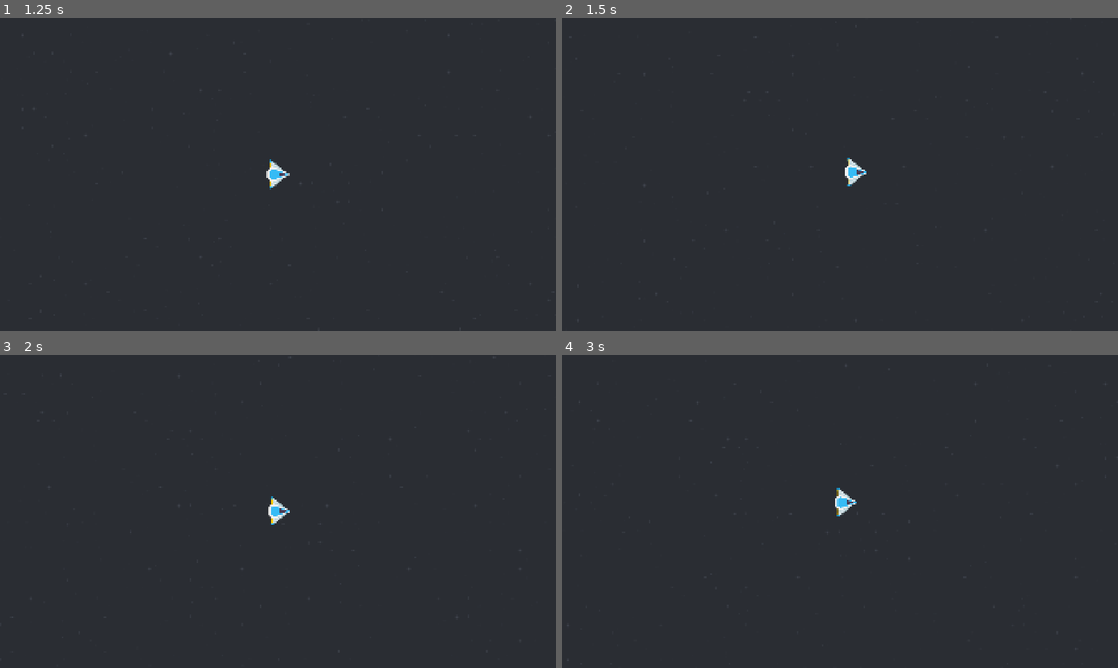
Above: before the commit, frames 1-4 (two rows, left to right).
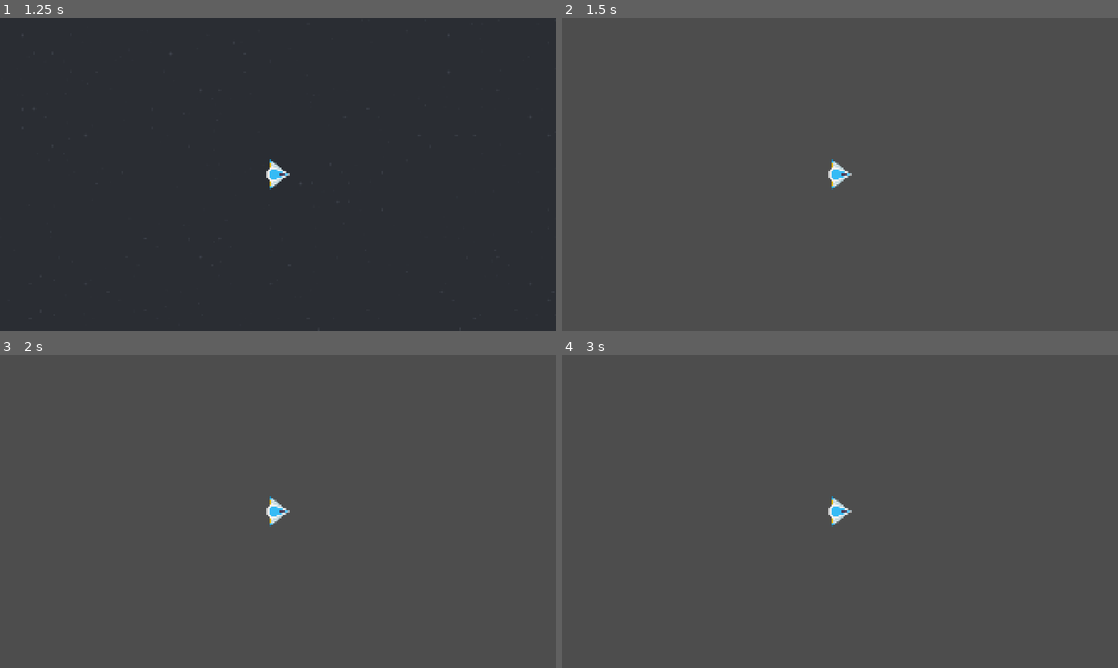
Above: after the commit, the same moments.

Repository: two-sticks-and-a-rock/space-arcade
Game: Godot game, scene res://scenes/main.tscn
The game is run twice, just before and just after one commit, with the same random seed, the same clock (stepped at 60 frames per second) and the same inputs.
Inputs (mouse positions are in pixels of both pictures, inside the frame that each line leads up to):
- Up to frame 1 (1.25 s): tap Enter at 0.5 s; move the mouse to (400, 158) at 0.52 s; press the mouse at (400, 158) at 0.53 s
- Up to frame 2 (1.5 s): tap Space at 1.25 s; move the mouse to (728, 190) at 1.27 s; release the mouse at (728, 190) at 1.28 s; click (728, 190) at 1.35 s
- Up to frame 3 (2 s): no input
- Up to frame 4 (3 s): move the mouse to (895, 442) at 2.02 s; press the mouse at (895, 442) at 2.03 s; tap Enter at 2.75 s; move the mouse to (812, 574) at 2.77 s; release the mouse at (812, 574) at 2.78 s; click (812, 574) at 2.85 s

Frame 1 is identical in both runs. In frame 2, 100% of the frame differs, in the area x 0-100%, y 0-100%; in frame 3, 100%; in frame 4, 100%.

Commit message:
move slingshot outside of player to move world

Diff:
--- a/scenes/enemies/enemy.gd
+++ b/scenes/enemies/enemy.gd
@@ -1,6 +1,6 @@
 extends RigidBody2D
 
-@onready var player = get_parent().get_node("%player") as RigidBody2D
+@onready var player = get_parent().get_parent().get_node("%player") as RigidBody2D
 
 var velocity = Vector2(randf_range(250.0, 300.0), 0.0)
 # Called when the node enters the scene tree for the first time.
@@ -12,7 +12,7 @@
 
 # Called every frame. 'delta' is the elapsed time since the previous frame.
 func _physics_process(_delta):
-	look_at(player.position)
+	look_at(Vector2.ZERO)
 	linear_velocity = velocity.rotated(rotation)
 
 func _on_visible_on_screen_notifier_2d_screen_exited():
--- a/scenes/main.gd
+++ b/scenes/main.gd
@@ -1,10 +1,11 @@
 extends Node2D
 
 @export var enemy_scene : PackedScene
+@onready var world : Node2D = $World
 
 func new_game():
 	# $Player.start($StartPosition.position)
-	$EnemyTimer.start()
+	$World/EnemyTimer.start()
 
 # Called when the node enters the scene tree for the first time.
 func _ready():
@@ -15,11 +16,11 @@
 	var enemy = enemy_scene.instantiate() as RigidBody2D
 
 	# Choose a random location on Path2D.
-	var enemy_spawn_pos = $player/EnemyPath/EnemySpawnLocation
+	var enemy_spawn_pos = $EnemyPath/EnemySpawnLocation
 	enemy_spawn_pos.progress_ratio = randf()
 
 	# Set the mob's position to the random location.
 	enemy.position = enemy_spawn_pos.position
 
 	# Spawn the mob by adding it to the Main scene.
-	add_child(enemy)
+	world.add_child(enemy)
--- a/scenes/main.tscn
+++ b/scenes/main.tscn
@@ -4,6 +4,8 @@
 [ext_resource type="PackedScene" uid="uid://nchng1iwyms1" path="res://scenes/scrolling_background.tscn" id="1_sugp2"]
 [ext_resource type="PackedScene" uid="uid://b1c8lbi40g0up" path="res://scenes/enemies/enemy.tscn" id="2_tbgi4"]
 [ext_resource type="PackedScene" uid="uid://cekmijf83xupg" path="res://scenes/player/player.tscn" id="3_jyhfs"]
+[ext_resource type="PackedScene" uid="uid://dxpsbshn74e44" path="res://scenes/world/slingshot.tscn" id="3_o6xl0"]
+[ext_resource type="PackedScene" uid="uid://b76bpw6s8dpb4" path="res://scenes/world/world.tscn" id="3_tefeu"]
 [ext_resource type="PackedScene" uid="uid://d2n8xy8ehp0ps" path="res://scenes/menu.tscn" id="5_tbgi4"]
 
 [sub_resource type="Curve2D" id="Curve2D_0wfyh"]
@@ -16,28 +18,31 @@
 script = ExtResource("1_jyhfs")
 enemy_scene = ExtResource("2_tbgi4")
 
-[node name="scrolling_background" parent="." unique_id=2059599330 instance=ExtResource("1_sugp2")]
-scroll_offset = Vector2(368, 382)
-
-[node name="player" parent="." unique_id=2109895852 instance=ExtResource("3_jyhfs")]
-unique_name_in_owner = true
-position = Vector2(0, 0)
-
-[node name="EnemyPath" type="Path2D" parent="player" unique_id=1257585160]
+[node name="EnemyPath" type="Path2D" parent="." unique_id=1257585160]
 position = Vector2(-65.89342, -507.8911)
 scale = Vector2(0.8864685, 0.8369)
 curve = SubResource("Curve2D_0wfyh")
 
-[node name="EnemySpawnLocation" type="PathFollow2D" parent="player/EnemyPath" unique_id=2016221203]
+[node name="EnemySpawnLocation" type="PathFollow2D" parent="EnemyPath" unique_id=2016221203]
 position = Vector2(1836, -294)
 rotation = 1.4759693
 
-[node name="EnemyTimer" type="Timer" parent="." unique_id=112328157]
-unique_name_in_owner = true
-process_callback = 0
-wait_time = 0.25
+[node name="slingshot" parent="." unique_id=60153306 instance=ExtResource("3_o6xl0")]
 
 [node name="Menu" parent="." unique_id=1623096271 instance=ExtResource("5_tbgi4")]
 visible = false
 
-[connection signal="timeout" from="EnemyTimer" to="." method="_on_enemy_timer_timeout"]
+[node name="World" parent="." unique_id=1226086004 instance=ExtResource("3_tefeu")]
+
+[node name="scrolling_background" parent="World" unique_id=2059599330 instance=ExtResource("1_sugp2")]
+scroll_offset = Vector2(368, 382)
+
+[node name="EnemyTimer" type="Timer" parent="World" unique_id=112328157]
+unique_name_in_owner = true
+process_callback = 0
+wait_time = 0.5
+
+[node name="player" parent="." unique_id=2109895852 instance=ExtResource("3_jyhfs")]
+unique_name_in_owner = true
+
+[connection signal="timeout" from="World/EnemyTimer" to="." method="_on_enemy_timer_timeout"]
--- a/scenes/player/player.gd
+++ b/scenes/player/player.gd
@@ -5,10 +5,6 @@
 var direction = Vector2.ZERO
 var velocity = 0
 
-func _physics_process(_delta):
-	linear_velocity = direction * velocity
-	direction = lerp(direction, Vector2.ZERO, 0.01)
-
 func _on_body_entered(_body):
 	# disable player collision
 	# hide()
--- a/scenes/player/player.tscn
+++ b/scenes/player/player.tscn
@@ -2,7 +2,6 @@
 
 [ext_resource type="Texture2D" uid="uid://bxqn8riy2auod" path="res://art/sprites/player/playerShip3_blue.png" id="1_3vyb7"]
 [ext_resource type="Script" uid="uid://d02iqtql42dlw" path="res://scenes/player/player.gd" id="1_g2els"]
-[ext_resource type="Script" uid="uid://cg3xb6odenjtk" path="res://scenes/player/slingshot.gd" id="3_gmlin"]
 
 [sub_resource type="SpriteFrames" id="SpriteFrames_kcn5b"]
 animations = [{
@@ -31,9 +30,6 @@
 [node name="CollisionShape2D" type="CollisionShape2D" parent="." unique_id=697972149]
 shape = SubResource("CircleShape2D_gmlin")
 
-[node name="slingshot" type="Line2D" parent="." unique_id=1362438699]
-script = ExtResource("3_gmlin")
-
 [node name="Camera2D" type="Camera2D" parent="." unique_id=1719499633]
 process_callback = 0
 position_smoothing_enabled = true
--- a/scenes/player/slingshot.gd
+++ b/scenes/world/slingshot.gd
@@ -1,13 +1,13 @@
 extends Line2D
 
-@onready var player = get_parent() as RigidBody2D
+@onready var world = get_parent().get_node("World") as Node2D
 
 var start_vector := Vector2.ZERO
 var end_vector := Vector2.ZERO
 
 func handle_speed(slingshot_vector: Vector2):
-		player.direction = slingshot_vector.normalized()
-		player.velocity = slingshot_vector.length()
+		world.direction = slingshot_vector.normalized()
+		world.speed = slingshot_vector.length()
 
 func _input(_event: InputEvent) -> void:
 	if Input.is_action_just_pressed("click"):
@@ -18,8 +18,8 @@
 		end_vector = get_global_mouse_position()
 		clear_points()
 
-		var visible_start_vector = to_local(player.global_position)
-		var visible_end_vector = to_local(player.global_position + (start_vector - end_vector))
+		var visible_start_vector = to_local(world.global_position)
+		var visible_end_vector = to_local(world.global_position + (start_vector - end_vector))
 		add_point(visible_start_vector, 0)
 		add_point(visible_end_vector, 1)
 
--- /dev/null
+++ b/scenes/world/slingshot.tscn
@@ -0,0 +1,6 @@
+[gd_scene format=3 uid="uid://dxpsbshn74e44"]
+
+[ext_resource type="Script" uid="uid://cg3xb6odenjtk" path="res://scenes/world/slingshot.gd" id="1_1u8nr"]
+
+[node name="slingshot" type="Line2D" unique_id=60153306]
+script = ExtResource("1_1u8nr")
--- /dev/null
+++ b/scenes/world/world.gd
@@ -0,0 +1,11 @@
+extends Node2D
+
+var direction : Vector2 = Vector2.ZERO
+var speed : float = 0.0
+
+func _process(_delta):
+	var old_pos = global_position
+	var new_pos = old_pos + (speed * direction) * -1
+	global_position = new_pos
+
+	direction = lerp(direction, Vector2.ZERO, 0.1)
--- /dev/null
+++ b/scenes/world/world.tscn
@@ -0,0 +1,6 @@
+[gd_scene format=3 uid="uid://b76bpw6s8dpb4"]
+
+[ext_resource type="Script" uid="uid://buad2u5jhjwvq" path="res://scenes/world/world.gd" id="1_dphjl"]
+
+[node name="World" type="Node2D" unique_id=678675927]
+script = ExtResource("1_dphjl")
Renamed: scenes/player/slingshot.gd.uid -> scenes/world/slingshot.gd.uid
Not shown, added: scenes/world/world.gd.uid
